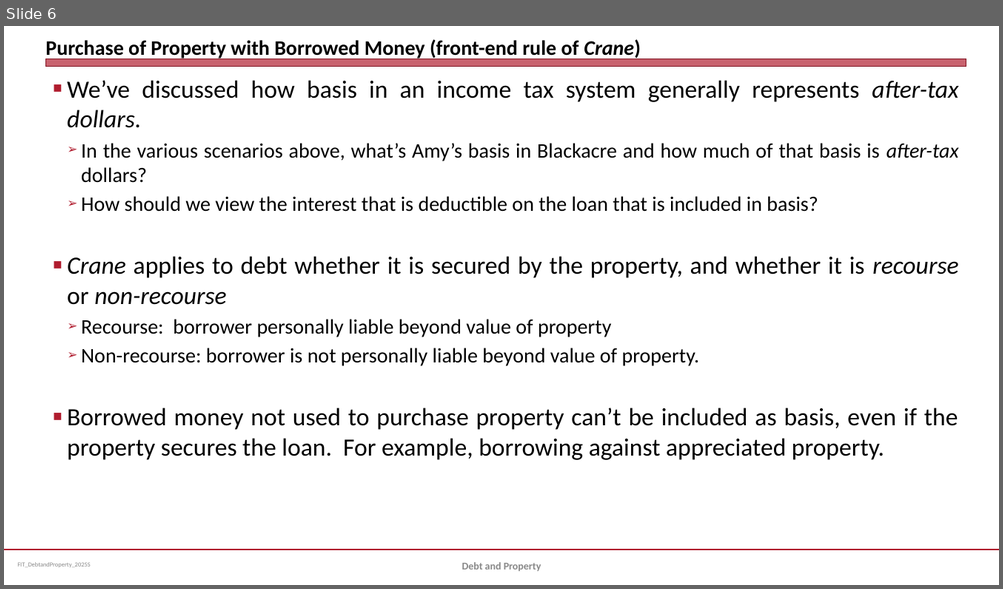
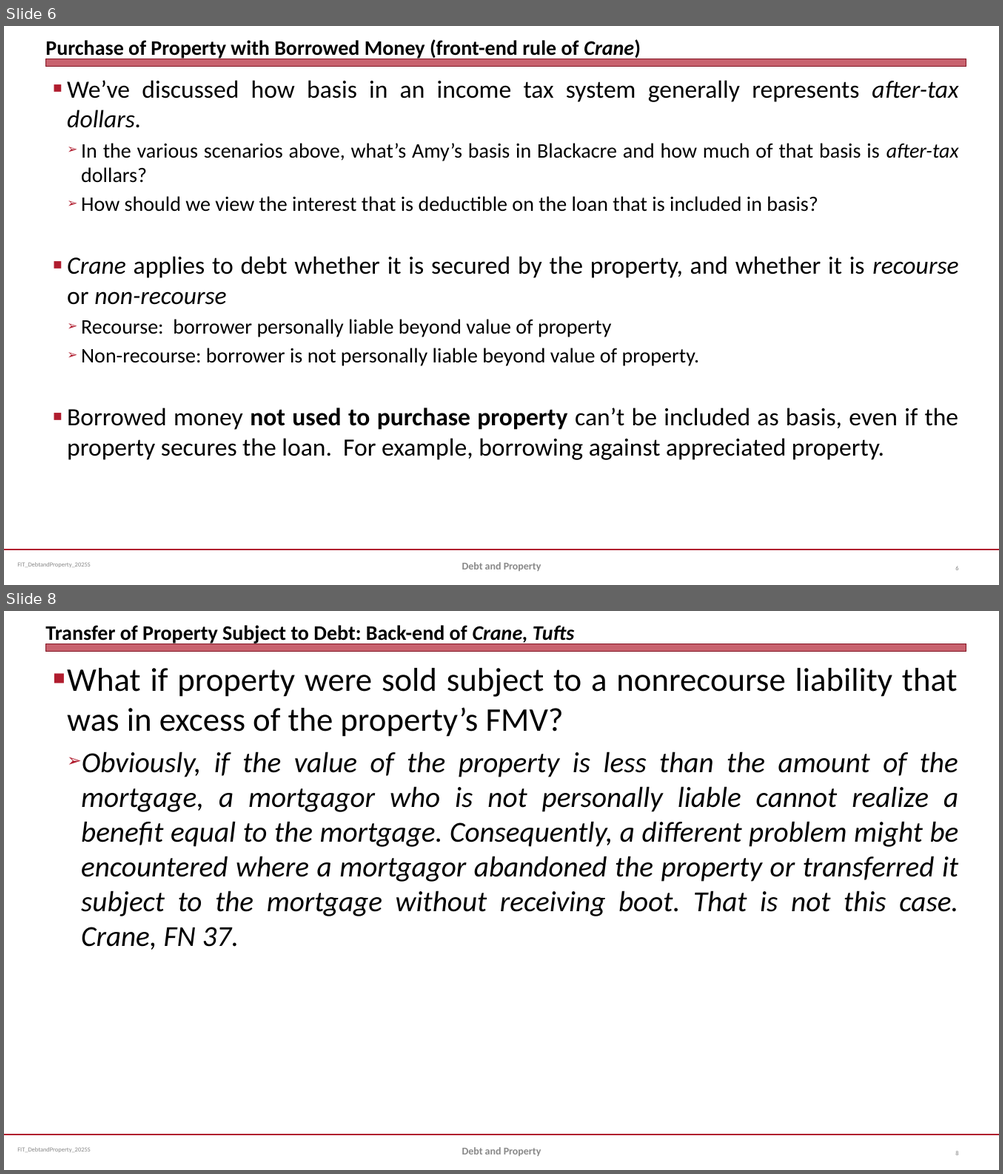
Before and after one commit to jmc877/Fed-Income-Tax, a slide deck: slides/FIT_DebtandProperty_2025S.pptx. Shown one above the other, each under a label of ours: slide 6 before the commit, slides 6 and 8 after it; the slides between them are not shown. The pictures are 1003x589 and 1003x1174 pixels, drawn with LibreOffice and Linux fonts; fonts in the diff are those of the drawing. Boxes give left, top, right and bottom in pixels: in the first picture for what was removed or moved away, otherwise in the second. Text is boxed around its words. In the diff, an @@ line names an element or a change of style, - is before the commit and + after.

```diff
--- a/slides/FIT_DebtandProperty_2025S.pptx
+++ b/slides/FIT_DebtandProperty_2025S.pptx
@@ slide 8 added at [4, 611, 999, 1170], background #FFFFFF; not listed: 3 template elements that a slide beside it also shows @@
@@ title added at [45, 625, 574, 645], 20 pt, text #000000, bold @@
+Transfer of Property Subject to Debt: Back-end of Crane, Tufts
@@ text added at [67, 668, 959, 950], 28 pt, text #000000, italic @@
+■ What if property were sold subject to a nonrecourse liability that was in excess of the property’s FMV?
+  ➢ Obviously, if the value of the property is less than the amount of the mortgage, a mortgagor who is not personally liable cannot realize a benefit equal to the mortgage. Consequently, a different problem might be encountered where a mortgagor abandoned the property or transferred it subject to the mortgage without receiving boot. That is not this case. Crane, FN 37.
@@ text added at [462, 1147, 541, 1156], 10 pt, text #898989, bold @@
+Debt and Property
@@ page number added at [955, 1151, 958, 1156], 6 pt, text #808080 @@
+8
@@ slide 6 changed as well @@
@@ text at [67, 408, 959, 460]: bold on in "not used to purchase property" @@
@@ page number added at [955, 566, 958, 571], 6 pt, text #808080 @@
+6
```
Also in this commit, not shown: 5 other slides changed, 7 other slides added.
